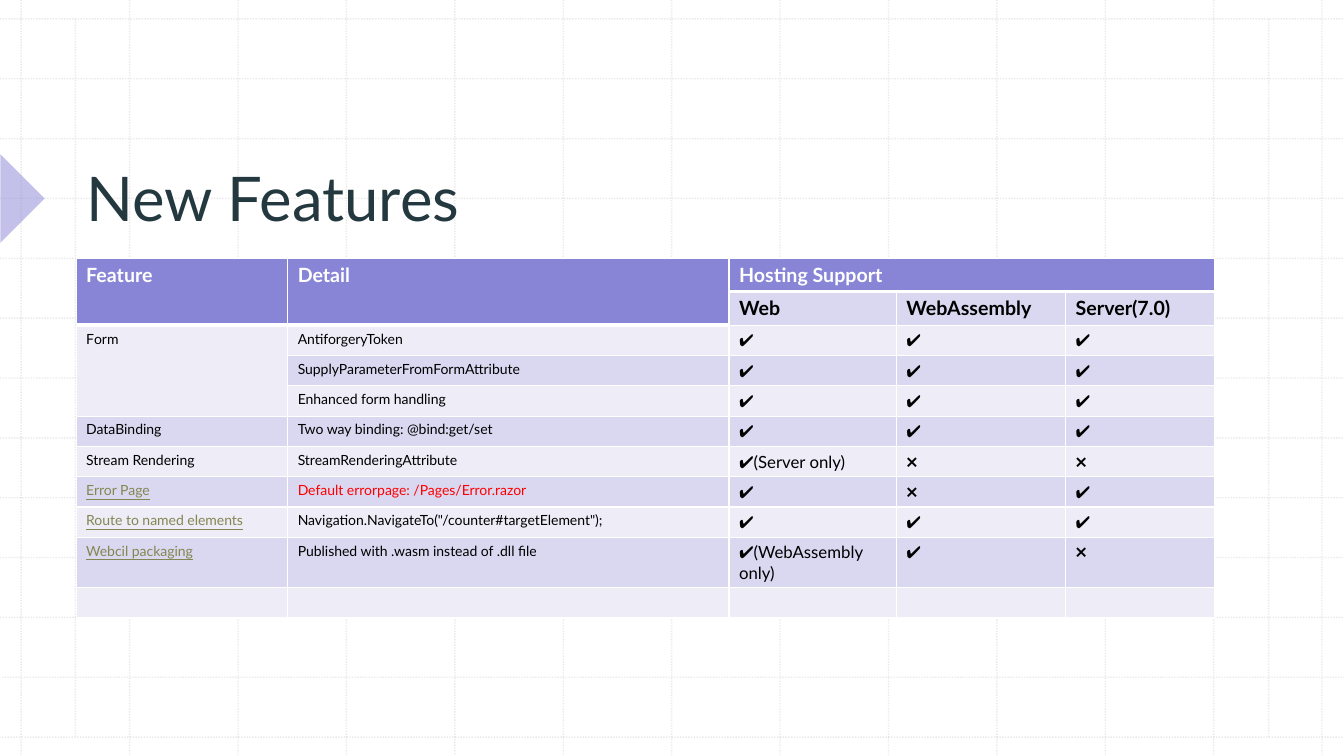
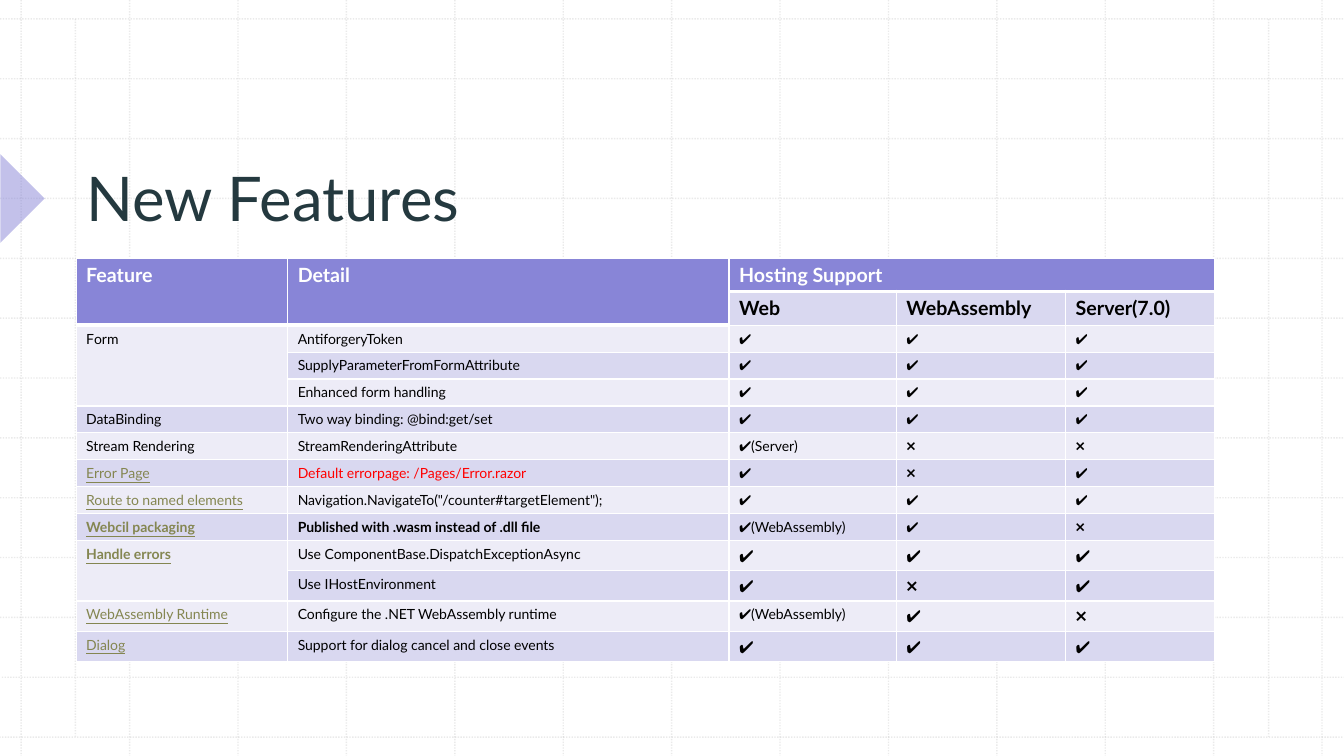
Before and after one commit to xccu/NetCore-Demo, a slide deck: slide 3 of Blazor in .net 8.pptx. Drawn at 1344x756 pixels with LibreOffice and Linux fonts; fonts in the diff are those of the drawing. Boxes give left, top, right and bottom in pixels: in the first picture for what was removed or moved away, otherwise in the second. Text is boxed around its words. In the diff, an @@ line names an element or a change of style, - is before the commit and + after.

Commit message:
upload new features

```diff
--- a/Blazor in .net 8.pptx
+++ b/Blazor in .net 8.pptx
@@ table at (x1=77, y1=258, x2=1215, y2=661) @@
-row 7, column 3: ✔️(Server only)
+row 7, column 3: ✔️(Server)
-row 10: Webcil packaging | Published with .wasm instead of .dll file | ✔️(WebAssembly only) | ✔️ | ❌
-row 11:  |  |  |  | 
+row 10: Webcil packaging | Published with .wasm instead of .dll file | ✔️(WebAssembly) | ✔️ | ❌
+row 11: Handle errors | Use ComponentBase.DispatchExceptionAsync | ✔️ | ✔️ | ✔️
+row 12:  | Use IHostEnvironment | ✔️ | ❌ | ✔️
+row 13: WebAssembly Runtime | Configure the .NET WebAssembly runtime | ✔️(WebAssembly) | ✔️ | ❌
+row 14: Dialog | Support for dialog cancel and close events | ✔️ | ✔️ | ✔️
```
Also in this commit, not shown: 1 other slide changed, 17 other files.
